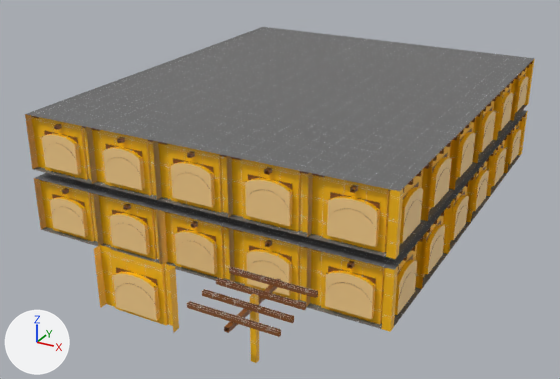
The Blender file Blends/level-1-depository.blend, before and after one commit.
One viewpoint serves both versions: a 50 mm camera at (19.3, -38.6, 18.7) aimed at (0.4, -4.2, 1.6). Every picture has the same lights, and +X, +Y and +Z are marked at lower left. Objects named as collision shapes, trigger or cutter boxes, shadow casters or lower levels of detail are left out.

The first picture shows 'kit-pillar-4m', 'kit-window-4m', 'kit-window-4m.001', 'kit-window-4m.002', 'kit-window-4m.003', 'kit-window-4m.004', 'kit-window-4m.005', 'kit-window-4m.021', 'kit-window-4m.022', 'kit-window-4m.023', 'kit-window-4m.025', 'level-1-depository'.
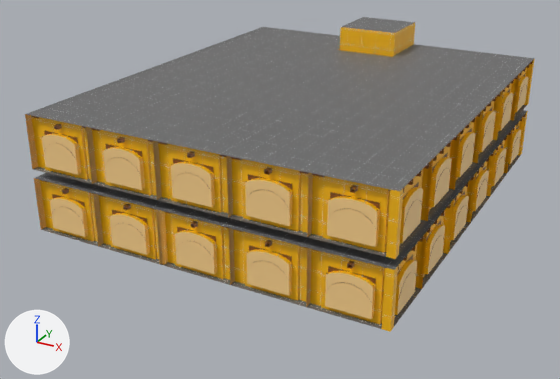
Commit message: working one level 1

Boxes (x1, y1, x2, y2) around the edits, measured in the pictures (560 x 379 px):
'level-1-depository', reshaped
    before: (25, 27, 535, 329)
    after: (25, 17, 535, 329)
'kit-window-4m', hidden (brown)
    before: (94, 245, 179, 333)
'kit-pillar-4m', hidden (brown)
    before: (187, 267, 318, 363)
part 1 of me_level_1_depository, built on
    before: (47, 35, 520, 327)
    after: (47, 17, 520, 327)

What changed in the scene script:
```text
Change me_level_1_depository:
    used by ob_level_1_depository; location = (0.0, 0.0, 0.0)
    remove me_level_1_depository.from_pydata(...)  # 492 vertices, 255 faces; spans x -10.0..10.0, y -12.0..12.0, z 0.0..6.5
    add me_level_1_depository.from_pydata(...)  # 688 vertices, 380 faces, 1 loose edge; spans x -10.0..10.0, y -12.0..12.0, z 0.0..8.0
    me_level_1_depository part 1
    5 vertices are removed from x -1.5..1.5, y 8.1..8.2, z 2.2..5.8
    18 faces are deleted
    4 vertices move from x -1.5..10.0, y 7.0..8.2, z 2.2..5.8 to x -1.5..10.0, y 8.0..8.1, z 0.0..5.7
    160 vertices are added at x -10.0..10.0, y -12.0..12.0, z 0.0..8.0
    6 new vertices lie (-8.1, 0.0, 0.0) away from vertices in x 10.0, y -12.0..12.0, z 3.5..6.5
    5 new vertices lie (-8.0, 0.0, 0.0) away from vertices in x 10.0, y -12.0..12.0, z 0.0..3.0
    6 new vertices lie (3.0, 0.0, 0.0) away from vertices in x -1.5, y 8.1..8.4, z 2.2..7.8
    1 loose edge is added
    38 new faces join them, mat_floor (picture img_pt_default_png)
    34 new faces join them, mat_brick (picture img_pt_wall_png)
    2 new faces join them, mat_floor (picture img_pt_default_png), smooth
    52 new faces join them, mat_wood (picture img_pt_wood_png)
Change ob_kit_window_4m:
    add ob_kit_window_4m.hide_set(True)
Change ob_kit_pillar_4m:
    add ob_kit_pillar_4m.hide_set(True)
```
